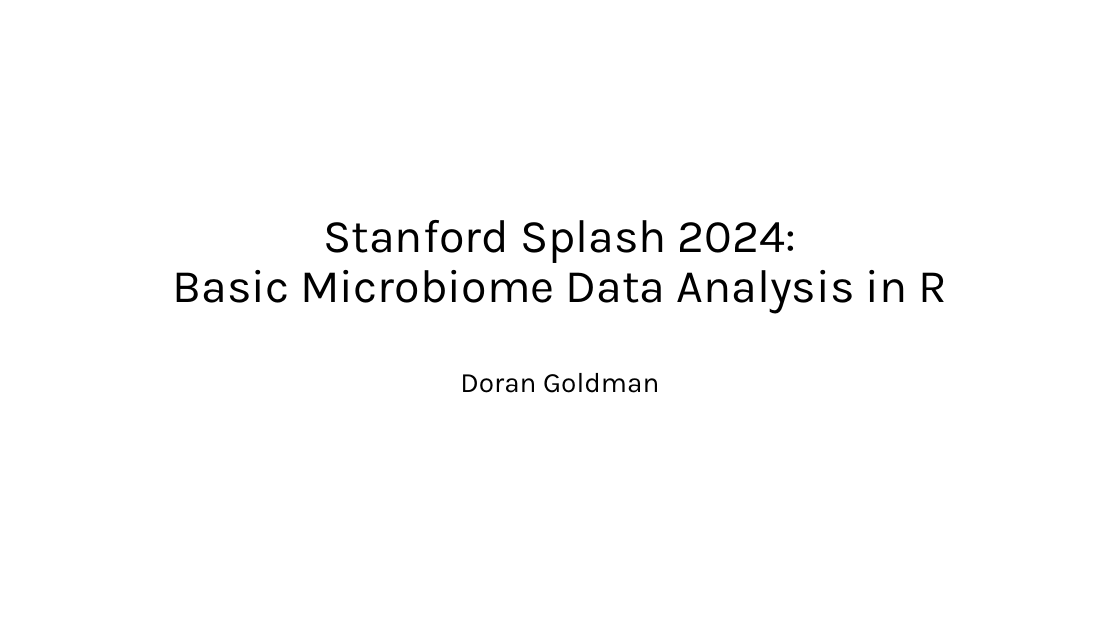
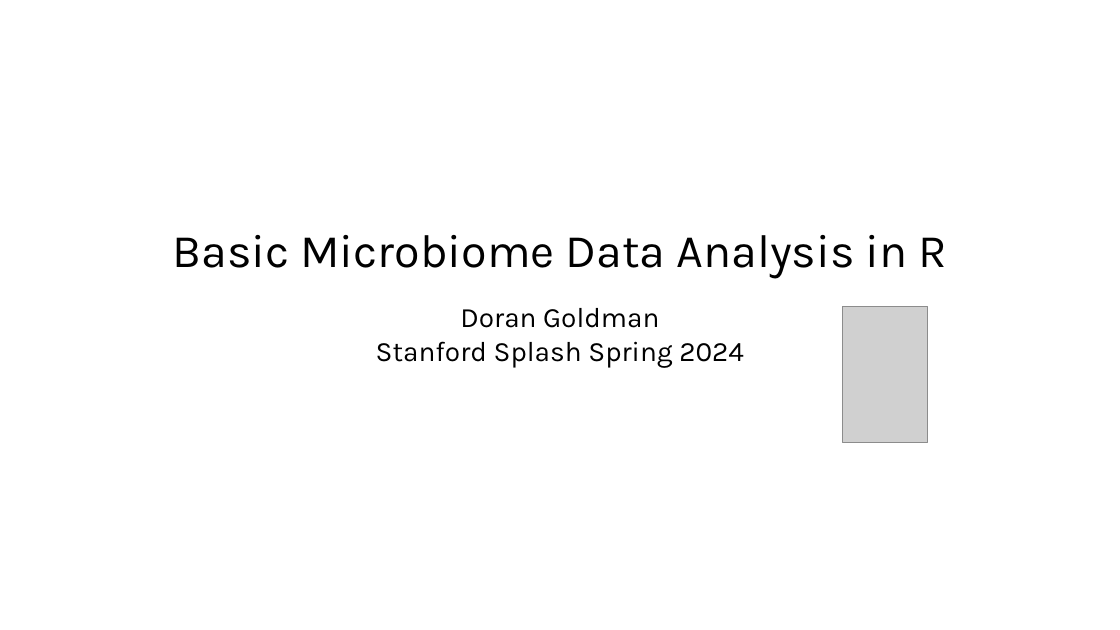
Before and after one commit to DoranG1/Stanford-Splash-2024-R-analysis, a slide deck: slide 1 of Splash-2024-slides.pptx. Drawn at 1120x630 pixels with LibreOffice and Linux fonts; fonts in the diff are those of the drawing; grey boxes stand for pictures. Boxes give left, top, right and bottom in pixels: in the first picture for what was removed or moved away, otherwise in the second. Text is boxed around its words. In the diff, an @@ line names an element or a change of style, - is before the commit and + after.

```diff
--- a/Splash-2024-slides.pptx
+++ b/Splash-2024-slides.pptx
@@ title at (x1=172, y1=235, x2=948, y2=279): text changed @@
-Stanford Splash 2024:
-Basic Microbiome Data Analysis in R
+Basic Microbiome Data Analysis in R
@@ subtitle "Doran Goldman" moved from (x1=460, y1=373, x2=659, y2=393) to (x1=376, y1=308, x2=744, y2=368) @@
@@ picture added at (x1=843, y1=307, x2=928, y2=443) @@
@@ subtitle at (x1=376, y1=341, x2=744, y2=368): paragraph added @@
+Stanford Splash Spring 2024
```
Also in this commit, not shown: 2 other slides changed.
